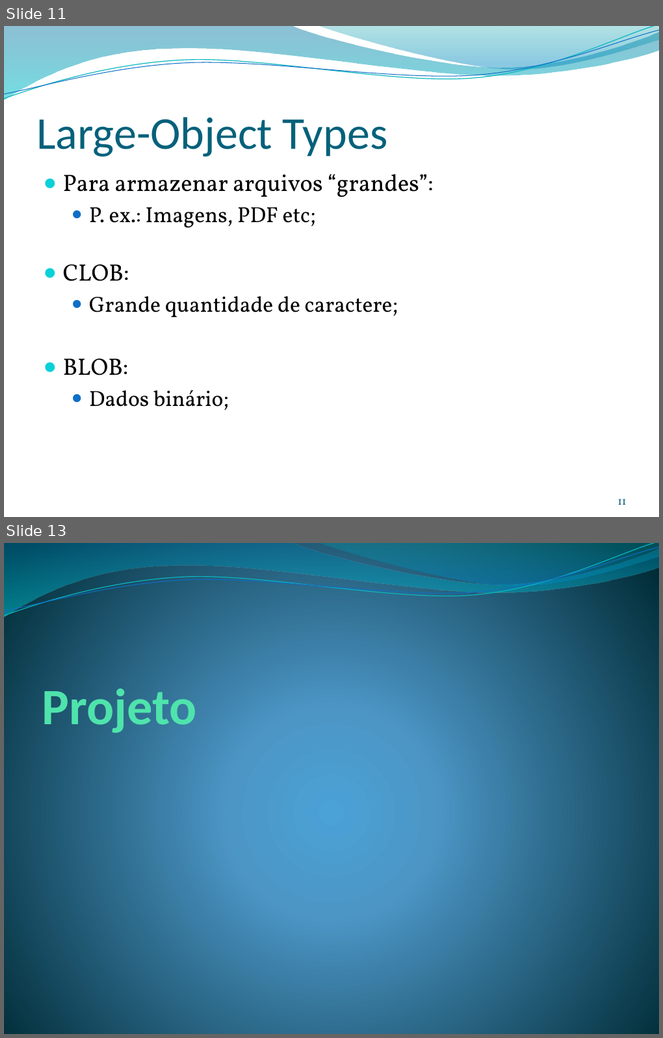
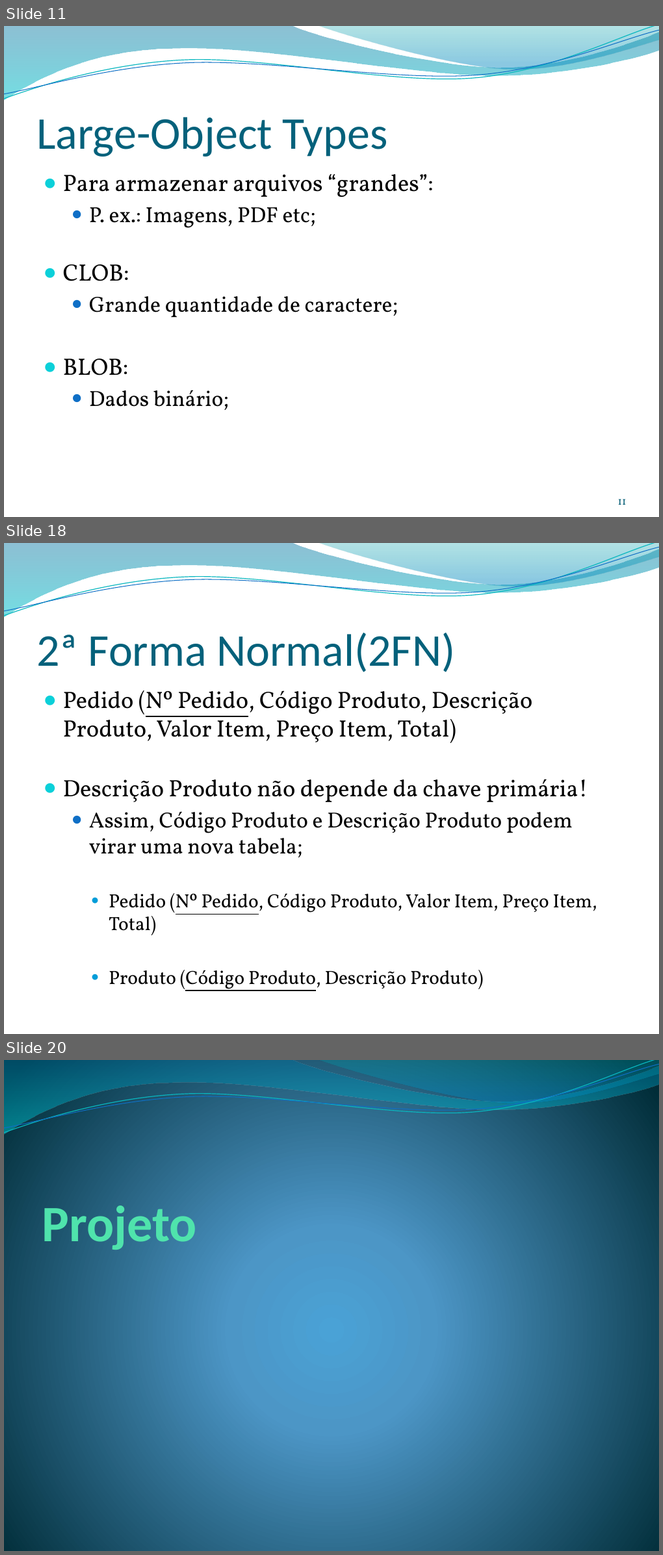
Before and after one commit to leonardopordeus/BD, a slide deck: Aula02.pptx. Shown one above the other, each under a label of ours: slides 11 and 13 before the commit, slides 11, 18 and 20 after it; the slides between them are not shown. The pictures are 663x1038 and 663x1555 pixels, drawn with LibreOffice and Linux fonts; fonts in the diff are those of the drawing; background and template pictures are left out. Boxes give left, top, right and bottom in pixels: in the first picture for what was removed or moved away, otherwise in the second. Text is boxed around its words. In the diff, an @@ line names an element or a change of style, - is before the commit and + after.

```diff
--- a/Aula02.pptx
+++ b/Aula02.pptx
@@ slide 18 added at <box>4,543,659,1034</box>, background picture (left out); not listed: 4 template elements that a slide beside it also shows @@
@@ title added at <box>36,633,455,672</box>, 50 pt, text #04617B @@
+2ª Forma Normal(2FN)
@@ text added at <box>63,691,597,991</box>, 26 pt, text #000000 @@
+● Pedido (Nº Pedido, Código Produto, Descrição Produto, Valor Item, Preço Item, Total)
+● Descrição Produto não depende da chave primária!
+  ● Assim, Código Produto e Descrição Produto podem virar uma nova tabela;
+    ● Pedido (Nº Pedido, Código Produto, Valor Item, Preço Item, Total)
+    ● Produto (Código Produto, Descrição Produto)
@@ what was slide 13 is now slide 20 @@
```
Also in this commit, not shown: 6 other slides added, 1 other file.
